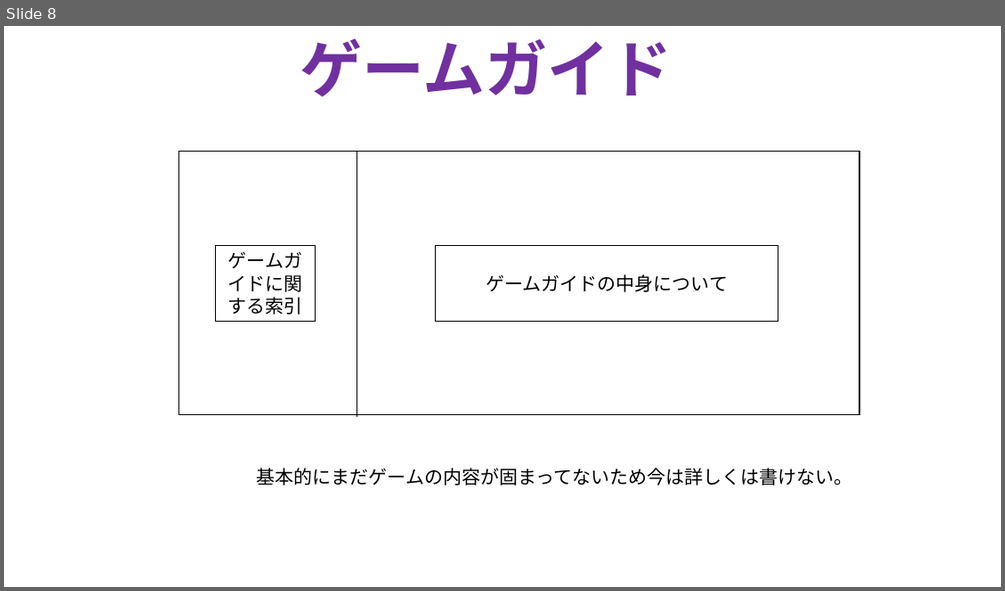
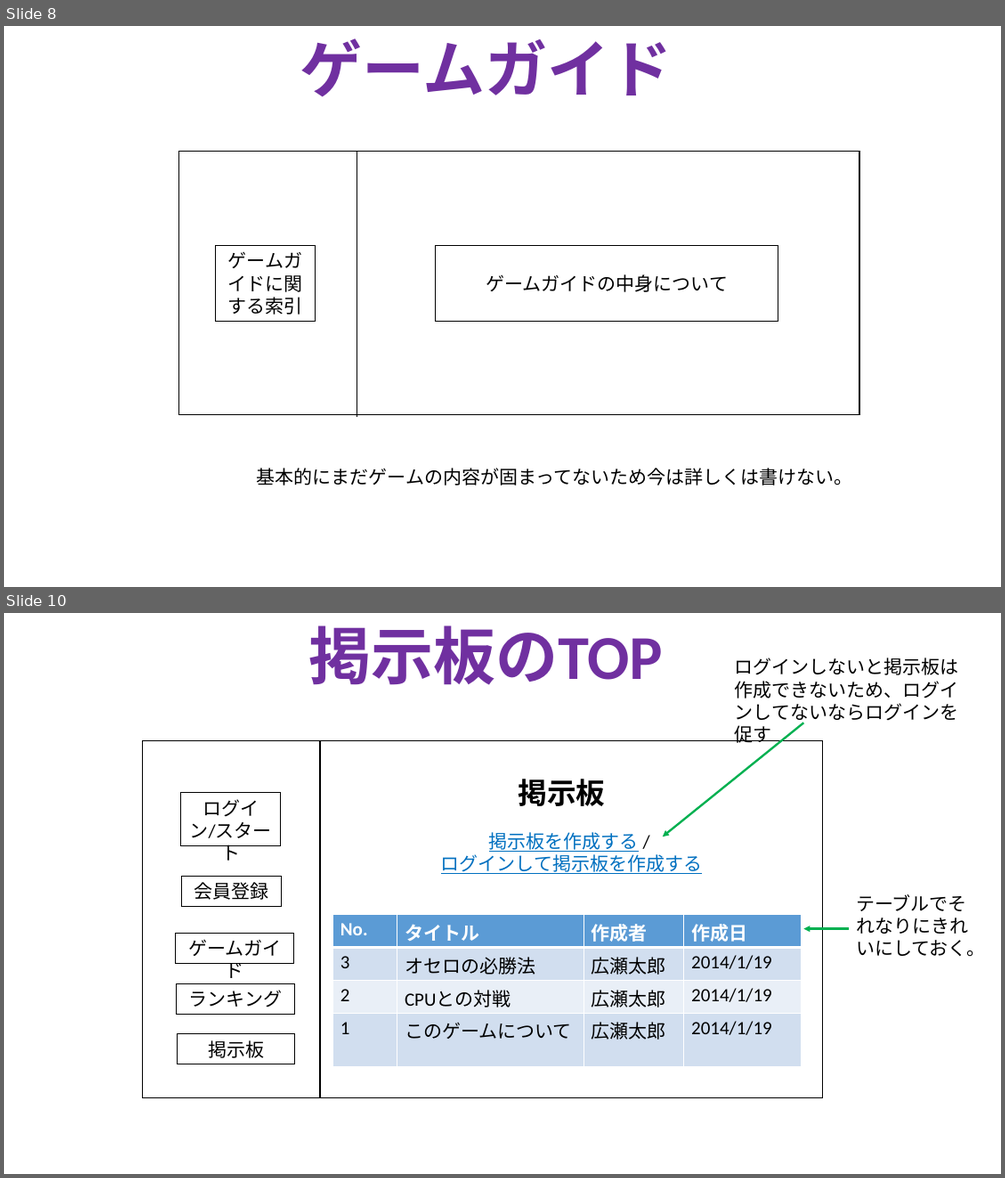
Before and after one commit to TakanoriOnuma/WebApplication, a slide deck: design/HTMLページ設計.pptx. Shown one above the other, each under a label of ours: slide 8 before the commit, slides 8 and 10 after it; the slides between them are not shown. The pictures are 1005x591 and 1005x1178 pixels, drawn with LibreOffice and Linux fonts; fonts in the diff are those of the drawing. Boxes give left, top, right and bottom in pixels: in the first picture for what was removed or moved away, otherwise in the second. Text is boxed around its words. In the diff, an @@ line names an element or a change of style, - is before the commit and + after.

Commit message:
掲示板のTOPページを作成
掲示板を使用したため、チャット機能のリンクはいらなくなった。
チャットはゲーム画面の方で実装する予定。

```diff
--- a/design/HTMLページ設計.pptx
+++ b/design/HTMLページ設計.pptx
@@ slide 10 added at (4, 613, 1001, 1174), background #FFFFFF @@
@@ text added at (308, 625, 662, 685), 60 pt, text #7030A0, bold @@
+掲示板のTOP
@@ text added at (735, 657, 959, 723), 18 pt, text #000000 @@
+ログインしないと掲示板は作成できないため、ログインしてないならログインを促す
@@ rectangle added at (142, 741, 823, 1098), outline #000000 1 pt @@
@@ line added from (320, 741) to (320, 1097), #000000 1 pt @@
@@ arrow added from (803, 723) to (663, 836), #00B050 2 pt @@
@@ rectangle added at (180, 793, 281, 845), outline #000000 0.75 pt, 18 pt, text #000000 @@
+ログイン/スタート
@@ text added at (518, 779, 606, 806), 28 pt, text #000000, bold @@
+掲示板
@@ text added at (441, 832, 702, 874), 18 pt, text #0070C0, underline @@
+掲示板を作成する /
+ログインして掲示板を作成する
@@ rectangle added at (181, 876, 282, 906), outline #000000 0.75 pt, 18 pt, text #000000 @@
+会員登録
@@ text added at (856, 894, 986, 957), 18 pt, text #000000 @@
+テーブルでそれなりにきれいにしておく。
@@ table added at (333, 915, 801, 1066), 4 rows, 4 columns @@
+No. | タイトル | 作成者 | 作成日
+3 | オセロの必勝法 | 広瀬太郎 | 2014/1/19
+2 | CPUとの対戦 | 広瀬太郎 | 2014/1/19
+1 | このゲームについて | 広瀬太郎 | 2014/1/19
@@ arrow added from (849, 929) to (803, 929), #00B050 2 pt @@
@@ rectangle added at (176, 933, 294, 963), outline #000000 0.75 pt, 18 pt, text #000000 @@
+ゲームガイド
@@ rectangle added at (177, 984, 295, 1013), outline #000000 0.75 pt, 18 pt, text #000000 @@
+ランキング
@@ rectangle added at (177, 1034, 295, 1064), outline #000000 0.75 pt, 18 pt, text #000000 @@
+掲示板
```
Also in this commit, not shown: 2 slides changed.
